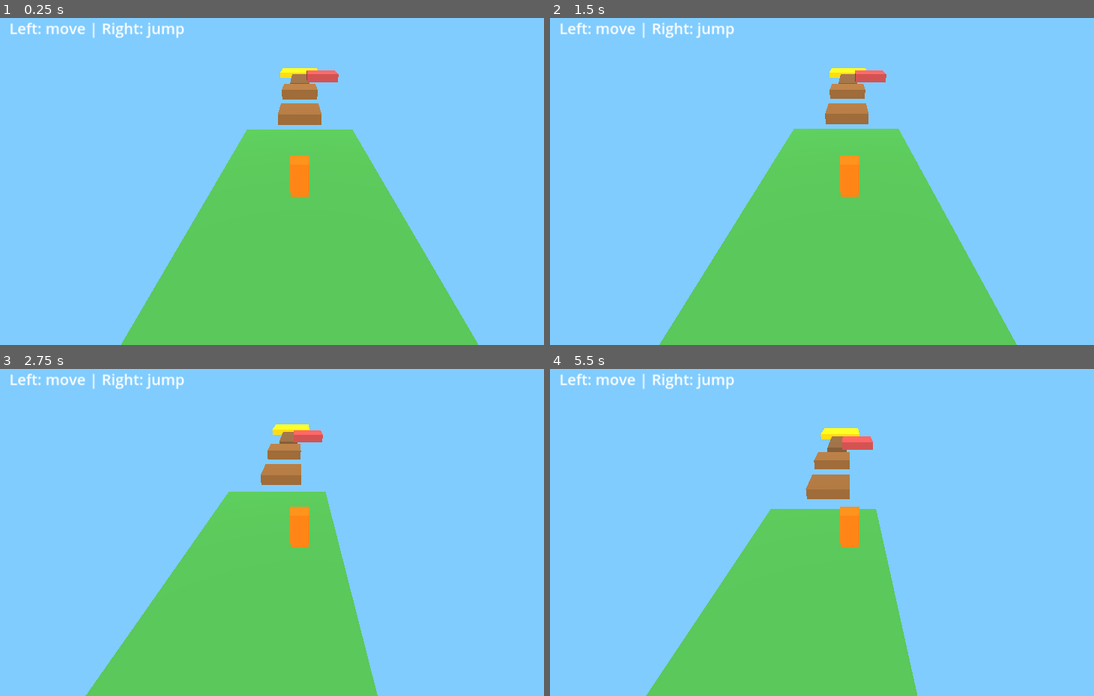
Above: before the commit, frames 1-4 (two rows, left to right).
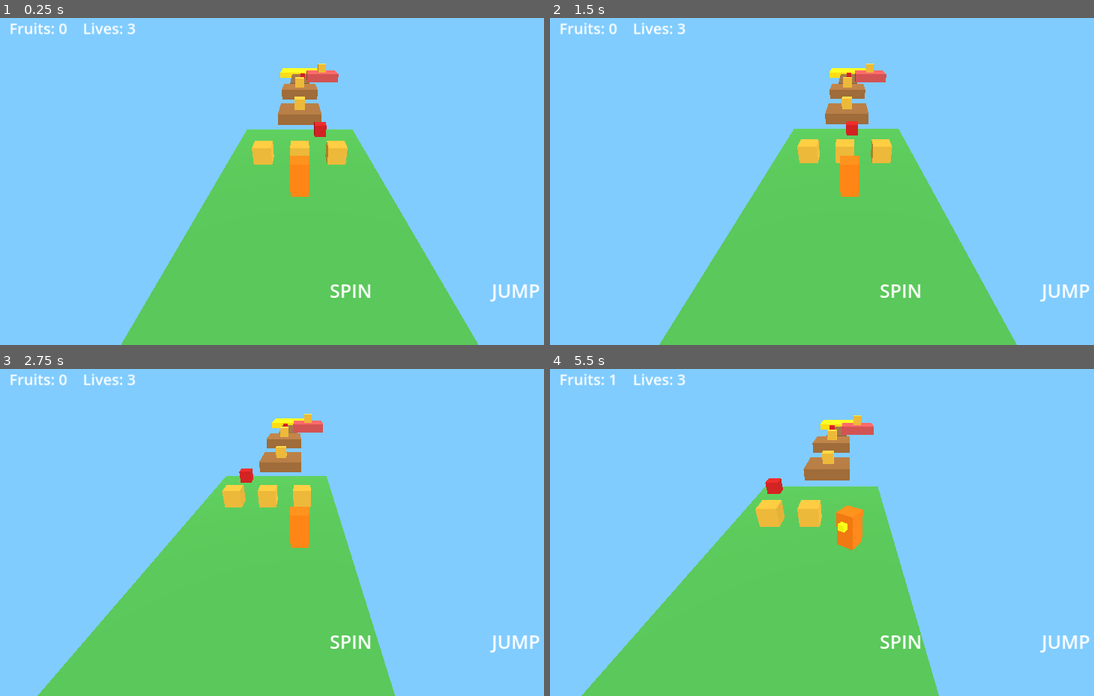
Above: after the commit, the same moments.

Repository: ksomealmlk-create/Adventure3D
Game: Godot game, scene res://main.tscn
Same seed, same stepped clock (60 frames per second), same inputs: the game is played once before the commit and once after it.
Inputs (mouse positions are in pixels of both pictures, inside the frame that each line leads up to):
- Up to frame 1 (0.25 s): no input
- Up to frame 2 (1.5 s): move the mouse to (979, 158) at 0.52 s; click (979, 158) at 0.67 s; drag from (729, 194) to (822, 243) at 1.27 s
- Up to frame 3 (2.75 s): move the mouse to (359, 454) at 2.02 s; click (359, 454) at 2.17 s
- Up to frame 4 (5.5 s): drag from (822, 594) to (669, 476) at 2.77 s; move the mouse to (1028, 578) at 3.52 s; click (1028, 578) at 3.67 s; drag from (669, 476) to (762, 444) at 4.27 s; move the mouse to (881, 529) at 5.02 s; click (881, 529) at 5.17 s

The runs differ from the first frame. In frame 1, 2.0% of the frame differs, in the area x 2-100%, y 1-87%; in frame 2, 2.0%; in frame 3, 8.8%; in frame 4, 11%, in the area x 2-100%, y 1-100%.

Commit message:
spin, crates, enemies

Diff:
--- a/main.gd
+++ b/main.gd
@@ -3,15 +3,24 @@
 const SPEED := 7.0
 const JUMP_V := 10.0
 const GRAV := 28.0
+const SPIN_TIME := 0.45
 
 var player: CharacterBody3D
+var visual: Node3D
 var cam: Camera3D
 var label: Label
 var move_vec := Vector2.ZERO
 var touch_id := -1
 var touch_start := Vector2.ZERO
 var jump_req := false
+var spin_req := false
+var spin_t := 0.0
 var won := false
+var fruits := 0
+var lives := 3
+var t := 0.0
+var crates: Array = []
+var enemies: Array = []
 
 func _ready() -> void:
 	var env := WorldEnvironment.new()
@@ -35,6 +44,16 @@
 	_box(Vector3(0, -0.5, -34), Vector3(3, 1, 10), Color(0.5, 0.35, 0.2))
 	_box(Vector3(0, -0.5, -46), Vector3(8, 1, 8), Color(1, 0.84, 0))
 
+	_crate(Vector3(-2, 0.5, -3))
+	_crate(Vector3(0, 0.5, -3))
+	_crate(Vector3(2, 0.5, -3))
+	_crate(Vector3(0, 0.5, -14))
+	_crate(Vector3(0, 1.5, -20))
+	_crate(Vector3(3, 2.5, -25))
+
+	_enemy(Vector3(0, 0.4, -7), 3.0)
+	_enemy(Vector3(0, 0.4, -34), 1.0)
+
 	player = CharacterBody3D.new()
 	var cs := CollisionShape3D.new()
 	var sh := CapsuleShape3D.new()
@@ -42,14 +61,10 @@
 	sh.height = 1.6
 	cs.shape = sh
 	player.add_child(cs)
-	var mi := MeshInstance3D.new()
-	var bm := BoxMesh.new()
-	bm.size = Vector3(0.8, 1.6, 0.8)
-	var mat := StandardMaterial3D.new()
-	mat.albedo_color = Color(1, 0.5, 0)
-	bm.material = mat
-	mi.mesh = bm
-	player.add_child(mi)
+	visual = Node3D.new()
+	visual.add_child(_mesh(Vector3(0.8, 1.6, 0.8), Color(1, 0.5, 0), Vector3.ZERO))
+	visual.add_child(_mesh(Vector3(0.3, 0.3, 0.3), Color(1, 1, 0), Vector3(0, 0.3, -0.5)))
+	player.add_child(visual)
 	add_child(player)
 	player.position = Vector3(0, 1.5, 0)
 
@@ -58,19 +73,23 @@
 
 	var layer := CanvasLayer.new()
 	label = Label.new()
-	label.text = "Left: move | Right: jump"
 	label.position = Vector2(20, 20)
 	label.add_theme_font_size_override("font_size", 32)
 	layer.add_child(label)
+	var sz := get_viewport().get_visible_rect().size
+	var l1 := Label.new()
+	l1.text = "SPIN"
+	l1.position = Vector2(sz.x * 0.55, sz.y * 0.8)
+	l1.add_theme_font_size_override("font_size", 40)
+	layer.add_child(l1)
+	var l2 := Label.new()
+	l2.text = "JUMP"
+	l2.position = Vector2(sz.x * 0.82, sz.y * 0.8)
+	l2.add_theme_font_size_override("font_size", 40)
+	layer.add_child(l2)
 	add_child(layer)
 
-func _box(pos: Vector3, size: Vector3, color: Color) -> void:
-	var body := StaticBody3D.new()
-	var cs := CollisionShape3D.new()
-	var shape := BoxShape3D.new()
-	shape.size = size
-	cs.shape = shape
-	body.add_child(cs)
+func _mesh(size: Vector3, color: Color, pos: Vector3) -> MeshInstance3D:
 	var mi := MeshInstance3D.new()
 	var bm := BoxMesh.new()
 	bm.size = size
@@ -78,18 +97,45 @@
 	mat.albedo_color = color
 	bm.material = mat
 	mi.mesh = bm
-	body.add_child(mi)
+	mi.position = pos
+	return mi
+
+func _box(pos: Vector3, size: Vector3, color: Color) -> StaticBody3D:
+	var body := StaticBody3D.new()
+	var cs := CollisionShape3D.new()
+	var shape := BoxShape3D.new()
+	shape.size = size
+	cs.shape = shape
+	body.add_child(cs)
+	body.add_child(_mesh(size, color, Vector3.ZERO))
 	body.position = pos
 	add_child(body)
+	return body
+
+func _crate(pos: Vector3) -> void:
+	var c := _box(pos, Vector3(1, 1, 1), Color(0.9, 0.7, 0.2))
+	crates.append(c)
+
+func _enemy(pos: Vector3, rng: float) -> void:
+	var en := Node3D.new()
+	en.add_child(_mesh(Vector3(0.8, 0.8, 0.8), Color(0.8, 0.1, 0.1), Vector3.ZERO))
+	en.position = pos
+	en.set_meta("cx", pos.x)
+	en.set_meta("rng", rng)
+	add_child(en)
+	enemies.append(en)
 
 func _input(ev: InputEvent) -> void:
-	var half := get_viewport().get_visible_rect().size.x * 0.5
+	var sz := get_viewport().get_visible_rect().size
 	if ev is InputEventScreenTouch:
 		if ev.pressed:
-			if ev.position.x < half and touch_id == -1:
-				touch_id = ev.index
-				touch_start = ev.position
-			elif ev.position.x >= half:
+			if ev.position.x < sz.x * 0.5:
+				if touch_id == -1:
+					touch_id = ev.index
+					touch_start = ev.position
+			elif ev.position.x < sz.x * 0.75:
+				spin_req = true
+			else:
 				jump_req = true
 		elif ev.index == touch_id:
 			touch_id = -1
@@ -97,7 +143,20 @@
 	elif ev is InputEventScreenDrag and ev.index == touch_id:
 		move_vec = ((ev.position - touch_start) / 100.0).limit_length(1.0)
 
+func _near(p: Vector3, r: float) -> bool:
+	var d := Vector2(p.x - player.position.x, p.z - player.position.z).length()
+	return d < r and absf(p.y - player.position.y) < 1.6
+
+func _hurt() -> void:
+	lives -= 1
+	if lives <= 0:
+		lives = 3
+		fruits = 0
+	player.position = Vector3(0, 1.5, 0)
+	player.velocity = Vector3.ZERO
+
 func _physics_process(delta: float) -> void:
+	t += delta
 	player.velocity.x = move_vec.x * SPEED
 	player.velocity.z = move_vec.y * SPEED
 	if not player.is_on_floor():
@@ -105,14 +164,46 @@
 	elif jump_req:
 		player.velocity.y = JUMP_V
 	jump_req = false
+
+	if spin_req and spin_t <= 0.0:
+		spin_t = SPIN_TIME
+	spin_req = false
+	if spin_t > 0.0:
+		spin_t -= delta
+		visual.rotation.y += delta * 4.0 * PI / SPIN_TIME
+		for c in crates.duplicate():
+			if is_instance_valid(c) and _near(c.position, 2.3):
+				crates.erase(c)
+				c.queue_free()
+				fruits += 1
+		for en in enemies.duplicate():
+			if is_instance_valid(en) and _near(en.position, 2.3):
+				enemies.erase(en)
+				en.queue_free()
+		if spin_t <= 0.0:
+			visual.rotation.y = 0.0
+
 	player.move_and_slide()
 
+	for en in enemies.duplicate():
+		en.position.x = float(en.get_meta("cx")) + sin(t * 2.0) * float(en.get_meta("rng"))
+		if player.position.distance_to(en.position) < 1.0:
+			if player.velocity.y < 0.0 and player.position.y > en.position.y + 0.6:
+				enemies.erase(en)
+				en.queue_free()
+				player.velocity.y = JUMP_V * 0.7
+			else:
+				_hurt()
+
 	if player.position.y < -15.0:
-		player.position = Vector3(0, 1.5, 0)
-		player.velocity = Vector3.ZERO
+		_hurt()
 	if not won and player.position.z < -43.0 and player.position.y > -1.0:
 		won = true
-		label.text = "YOU WIN!"
+
+	if won:
+		label.text = "YOU WIN!  Fruits: %d" % fruits
+	else:
+		label.text = "Fruits: %d    Lives: %d" % [fruits, lives]
 
 	cam.global_position = player.global_position + Vector3(0, 5, 8)
 	cam.look_at(player.global_position)
